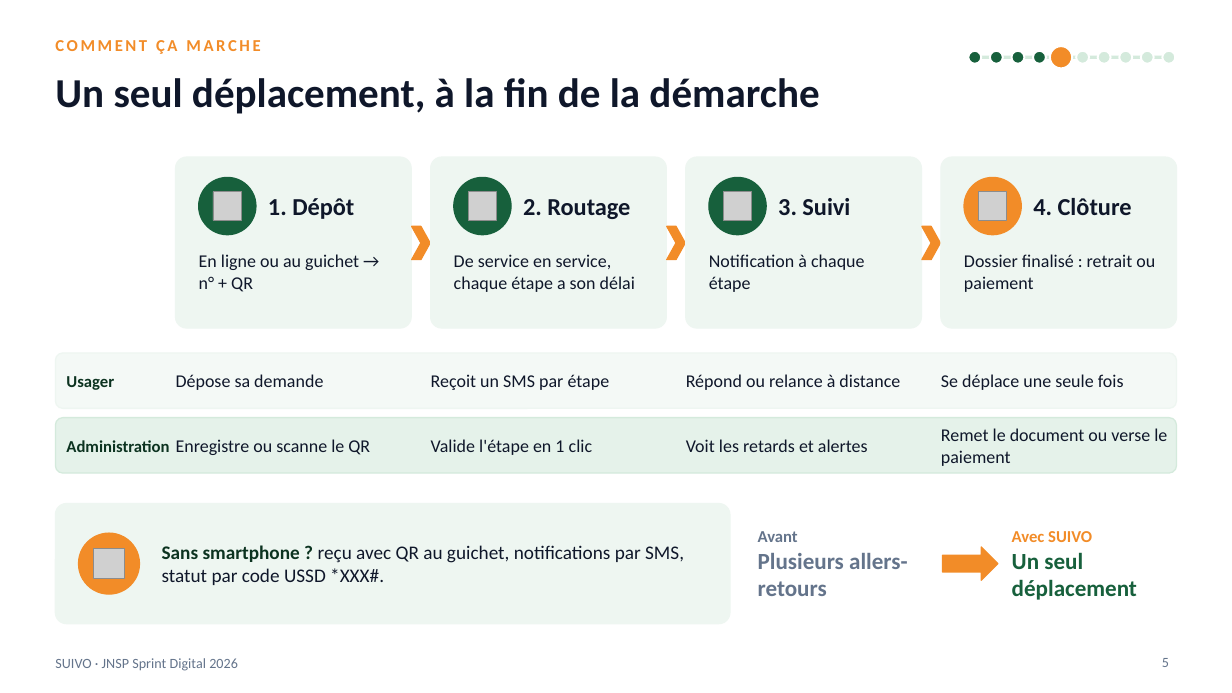
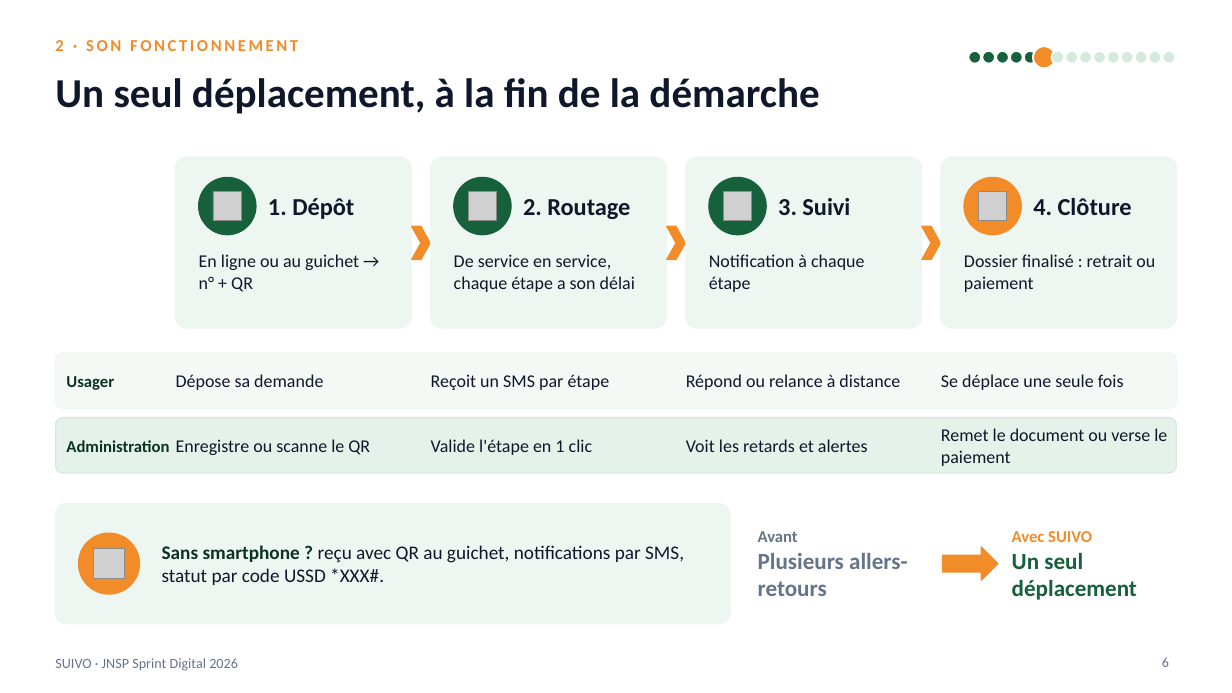
Before and after one commit to karl94/blog, a slide deck: slide 6 of jnsp-sprint-digital/08-pitch-deck/SUIVO-pitch-illustre.pptx (slide 5 before the commit). Drawn at 1232x693 pixels with LibreOffice and Linux fonts; fonts in the diff are those of the drawing; grey boxes stand for pictures. Boxes give left, top, right and bottom in pixels: in the first picture for what was removed or moved away, otherwise in the second. Text is boxed around its words. In the diff, an @@ line names an element or a change of style, - is before the commit and + after.

```diff
--- a/jnsp-sprint-digital/08-pitch-deck/SUIVO-pitch-illustre.pptx
+++ b/jnsp-sprint-digital/08-pitch-deck/SUIVO-pitch-illustre.pptx
@@ text at [55,40,298,51]: text changed @@
-COMMENT ÇA MARCHE
+2 · SON FONCTIONNEMENT
@@ ellipse added at [982,51,995,64], fill #17603C, outline #FFFFFF 1.5 pt @@
@@ ellipse: place and size @@
-ellipse at [990,51,1003,64]
+ellipse at [996,51,1009,64]
@@ ellipse: place and size @@
-ellipse at [1033,51,1046,64]
+ellipse at [1024,51,1037,64]
@@ ellipse: place and size @@
-ellipse at [1050,46,1072,68]
+ellipse at [1033,46,1055,68]
@@ ellipse added at [1052,51,1065,64], fill #D4EADC, outline #FFFFFF 1.5 pt @@
@@ ellipse added at [1066,51,1079,64], fill #D4EADC, outline #FFFFFF 1.5 pt @@
@@ ellipse: place and size @@
-ellipse at [1098,51,1111,64]
+ellipse at [1093,51,1106,64]
@@ ellipse added at [1107,51,1120,64], fill #D4EADC, outline #FFFFFF 1.5 pt @@
@@ ellipse: place and size @@
-ellipse at [1141,51,1154,64]
+ellipse at [1135,51,1148,64]
@@ ellipse added at [1149,51,1162,64], fill #D4EADC, outline #FFFFFF 1.5 pt @@
@@ page number at [1162,657,1169,667]: text changed @@
-5
+6
```
Also in this commit, not shown: 9 other slides changed, 5 slides added, 4 other files.
